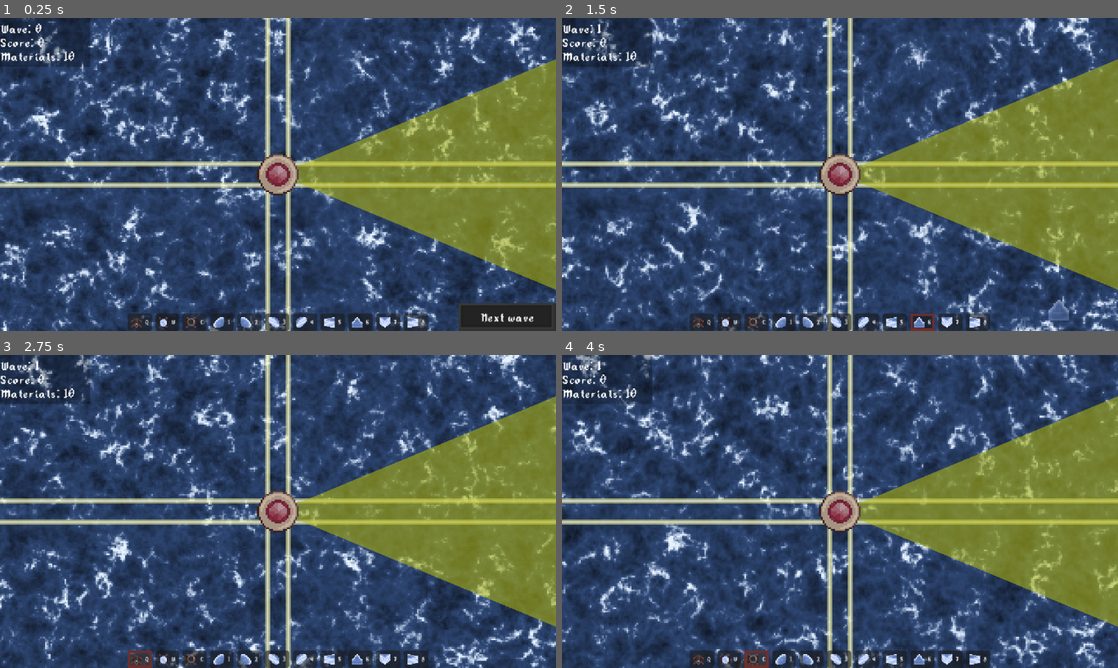
Above: before the commit, frames 1-4 (two rows, left to right).
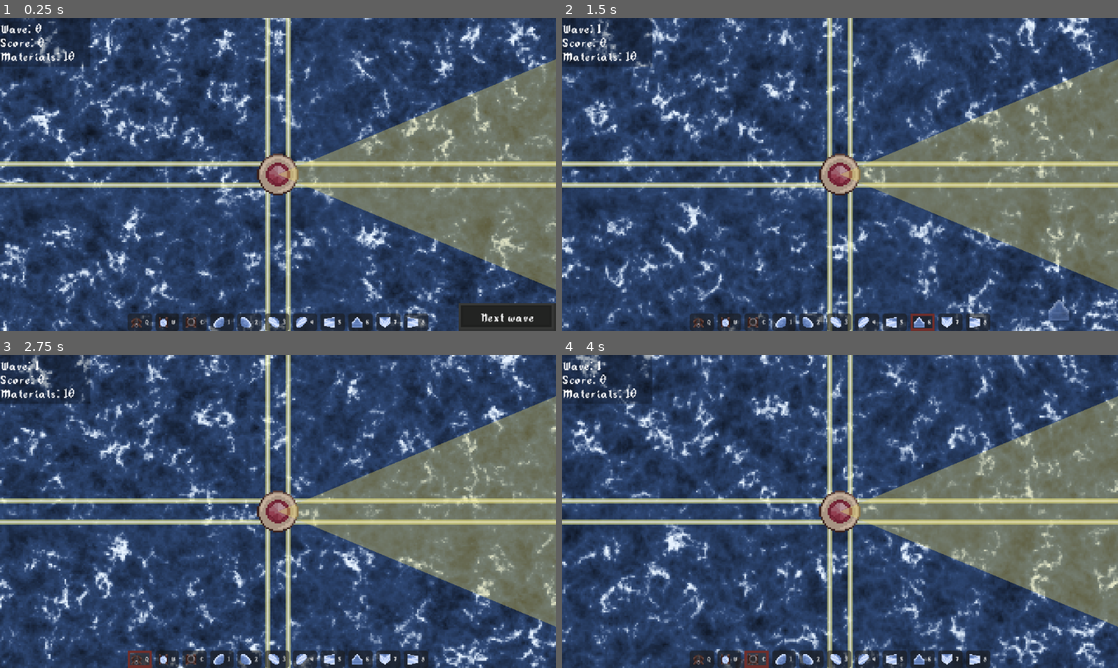
Above: after the commit, the same moments.

Repository: TrueHopolok/gj_solarnight
Game: Godot game, scene res://scenes/main_game_scene/main_game_scene.tscn
The game is run twice, just before and just after one commit, with the same random seed, the same clock (stepped at 60 frames per second) and the same inputs. Sound files missing from this copy of the repository are replaced by a short silence.
Inputs:
- Up to frame 1 (0.25 s): no input
- Up to frame 2 (1.5 s): click "6" at 0.5 s; click "Next wave" at 1.25 s
- Up to frame 3 (2.75 s): click "Q" at 2 s
- Up to frame 4 (4 s): click "W" at 2.75 s; click "E" at 3.5 s

The runs differ from the first frame. In frame 1, 18% of the frame differs, in the area x 50-100%, y 13-87%; in frame 2, 18%; in frame 3, 18%; in frame 4, 18%.

Commit message:
chore: various improvements

Diff:
--- a/scenes/building/sun/sun.tscn
+++ b/scenes/building/sun/sun.tscn
@@ -23,7 +23,9 @@
 
 [node name="ProjectorVisual" type="Polygon2D" parent="." unique_id=806560964]
 unique_name_in_owner = true
-color = Color(0.7019608, 0.72156864, 0.050980393, 0.5647059)
+z_index = 7
+z_as_relative = false
+color = Color(0.90588236, 0.8392157, 0.41960785, 0.37254903)
 polygon = PackedVector2Array(43, -69, 0, 0, 97, -35)
 
 [node name="Base" type="Sprite2D" parent="." unique_id=1954649595]
--- a/scenes/building/tower/mortar.tscn
+++ b/scenes/building/tower/mortar.tscn
@@ -6,10 +6,6 @@
 [ext_resource type="PackedScene" uid="uid://c3rdihofwh032" path="res://scenes/building/tower/mortar_round.tscn" id="3_ufnnf"]
 [ext_resource type="Texture2D" uid="uid://c5g8ktreclx0q" path="res://assets/sprites/guns.png" id="4_8gs13"]
 [ext_resource type="AudioStream" uid="uid://c12psciv057dr" path="res://audio/sfx/gameplay/sound_mortar_placed.wav" id="6_q1465"]
-[ext_resource type="AudioStream" uid="uid://bg3d5yq7xvqnp" path="res://audio/sfx/gameplay/sound_shot_cannon_1.wav" id="7_vukiu"]
-[ext_resource type="AudioStream" uid="uid://cqs8bjdum35wh" path="res://audio/sfx/gameplay/sound_shot_cannon_2.wav" id="8_nr3i4"]
-[ext_resource type="AudioStream" uid="uid://dwc6aenslk8wk" path="res://audio/sfx/gameplay/sound_shot_cannon_3.wav" id="9_w8y8h"]
-[ext_resource type="AudioStream" uid="uid://dff16ng5i4840" path="res://audio/sfx/gameplay/sound_shot_mortar_forLames.wav" id="10_o2s3r"]
 
 [sub_resource type="AtlasTexture" id="AtlasTexture_q1465"]
 atlas = ExtResource("4_8gs13")
@@ -84,6 +80,7 @@
 region = Rect2(32, 46, 6, 6)
 
 [node name="Mortar" unique_id=1512153694 instance=ExtResource("1_n4wkq")]
+z_index = 1
 input_pickable = true
 script = ExtResource("2_a2cks")
 color_reload = Color(1, 0.27058825, 0, 1)
@@ -106,6 +103,3 @@
 
 [node name="PlacedSFX" parent="." index="5" unique_id=1344402789]
 stream = ExtResource("6_q1465")
-
-[node name="ShootingSfx" parent="." index="6" unique_id=366450851]
-_audio_streams = Array[AudioStream]([ExtResource("7_vukiu"), ExtResource("8_nr3i4"), ExtResource("9_w8y8h"), ExtResource("10_o2s3r")])
--- a/scenes/main_game_scene/main_game_scene.tscn
+++ b/scenes/main_game_scene/main_game_scene.tscn
@@ -56,6 +56,7 @@
 metadata/_edit_lock_ = true
 
 [node name="Builder" type="Node2D" parent="." unique_id=645637280]
+z_index = -1
 script = ExtResource("4_0w8pv")
 metadata/_custom_type_script = "uid://ca785icsltr3n"
 
Not shown: 1 places in scenes/main_game_scene/main_game_scene.tscn that only renumber resources
